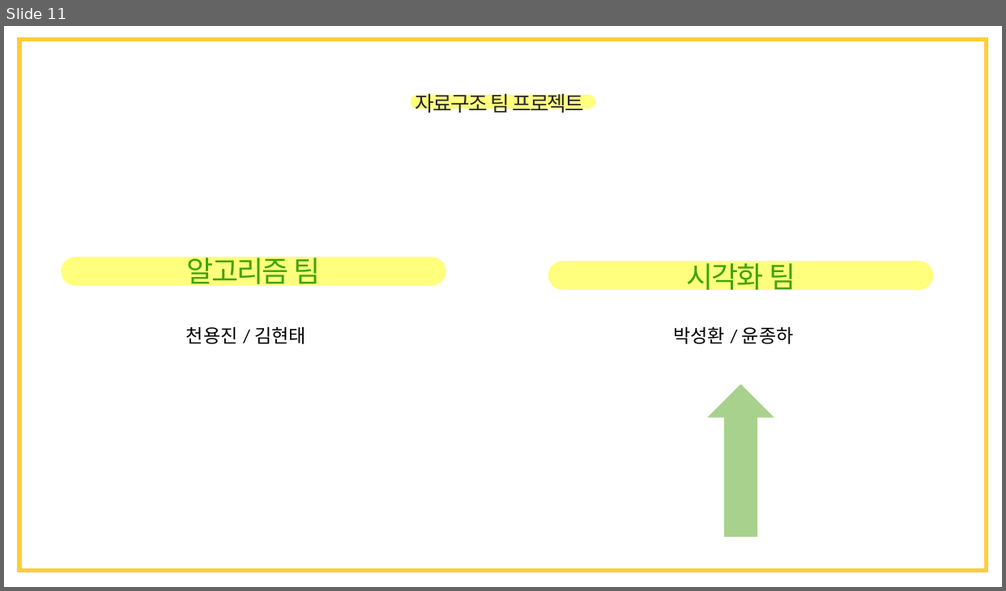
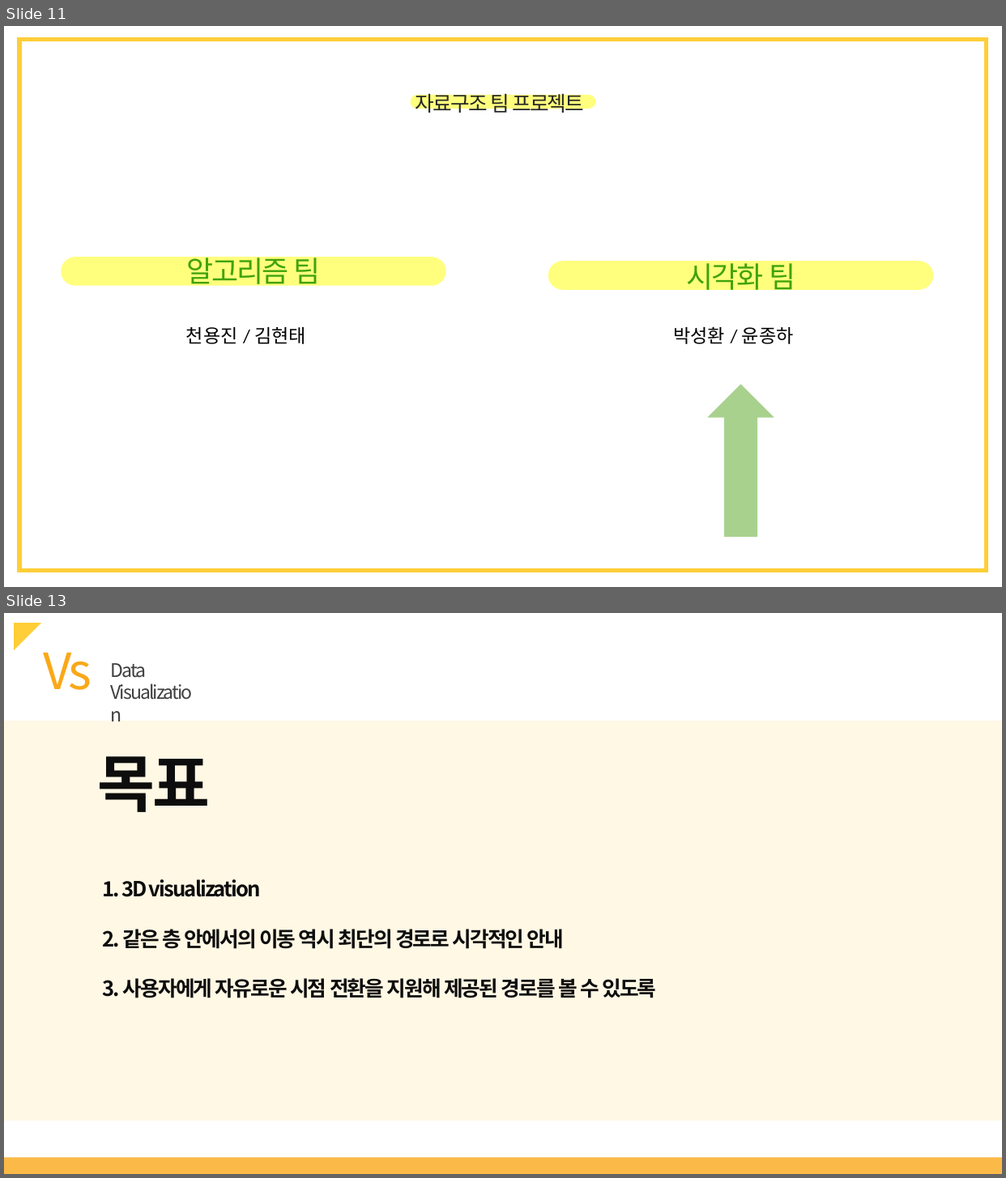
Before and after one commit to onemoonStudio/DataStructureDesign, a slide deck: presentation/final.pptx. Shown one above the other, each under a label of ours: slide 11 before the commit, slides 11 and 13 after it; the slides between them are not shown. The pictures are 1006x591 and 1006x1178 pixels, drawn with LibreOffice and Linux fonts; fonts in the diff are those of the drawing. Boxes give left, top, right and bottom in pixels: in the first picture for what was removed or moved away, otherwise in the second. Text is boxed around its words. In the diff, an @@ line names an element or a change of style, - is before the commit and + after.

```diff
--- a/presentation/final.pptx
+++ b/presentation/final.pptx
@@ slide 13 added at <box>4,613,1002,1174</box>, background #FFFFFF @@
@@ right triangle added at <box>14,623,41,650</box>, fill #FFCE38 @@
@@ text added at <box>43,653,91,690</box>, 48 pt, text #FAA818 @@
+Vs
@@ text added at <box>111,663,261,897</box>, 18 pt, text #404040 @@
+Data
+Visualization
@@ rectangle added at <box>4,721,1002,1122</box>, fill #FFCE38 at 13% opacity @@
@@ text added at <box>97,756,211,812</box>, 60 pt, text #0D0D0D, bold @@
+목표
@@ text added at <box>102,881,656,999</box>, 20 pt, text #0D0D0D, bold @@
+1. 3D visualization
+2. 같은 층 안에서의 이동 역시 최단의 경로로 시각적인 안내
+3. 사용자에게 자유로운 시점 전환을 지원해 제공된 경로를 볼 수 있도록
@@ rectangle added at <box>4,1158,1002,1174</box>, fill #FAA818 at 79% opacity @@
```
Also in this commit, not shown: 5 other slides added, 1 other file.
